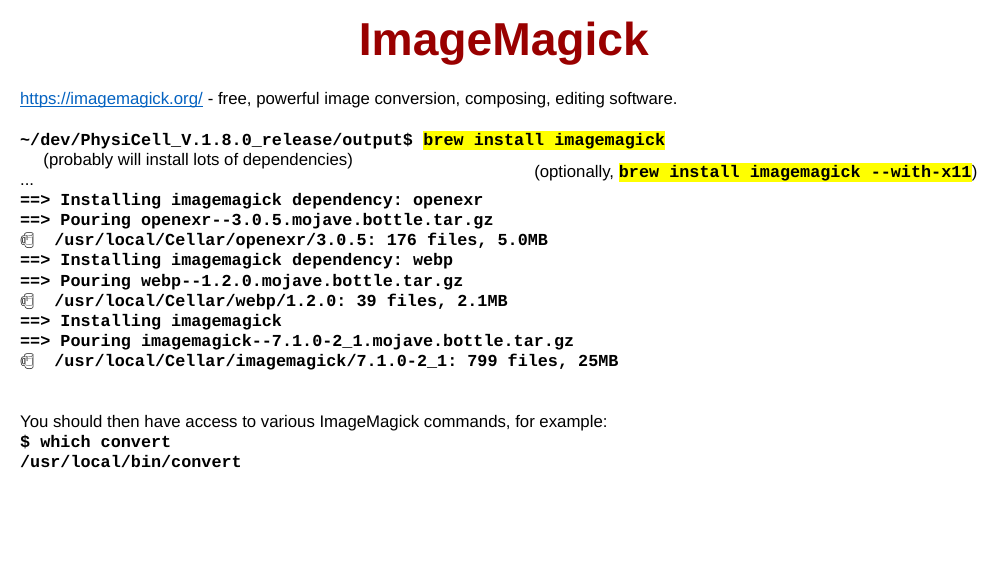
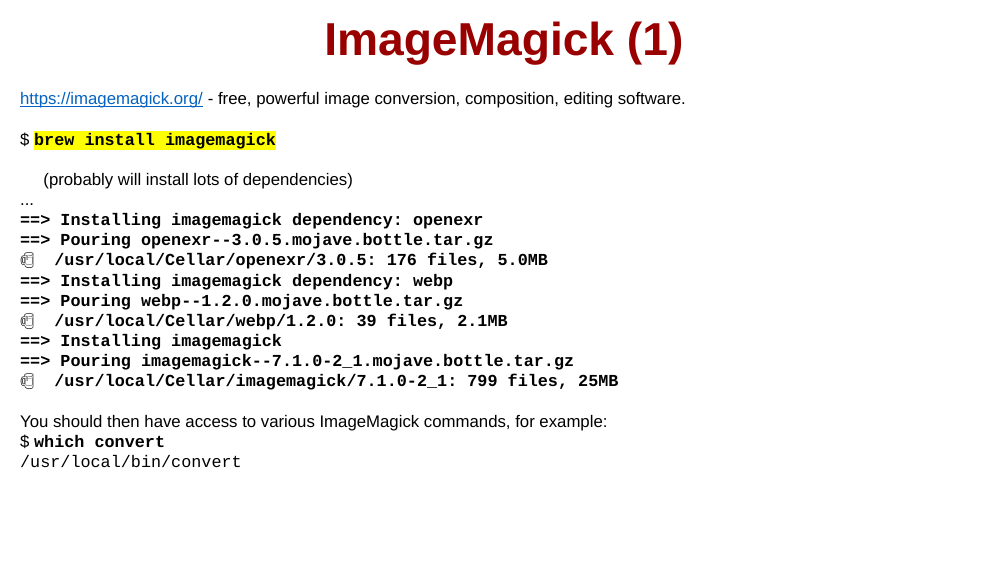
Before and after one commit to physicell-training/ws2021, a slide deck: slide 30 of pptx_source/PhysiCell_ws2021_macOS_setup.pptx (slide 29 before the commit). Drawn at 1008x567 pixels with LibreOffice and Linux fonts; fonts in the diff are those of the drawing; background and template pictures are left out. Boxes give left, top, right and bottom in pixels: in the first picture for what was removed or moved away, otherwise in the second. Text is boxed around its words. In the diff, an @@ line names an element or a change of style, - is before the commit and + after.

```diff
--- a/pptx_source/PhysiCell_ws2021_macOS_setup.pptx
+++ b/pptx_source/PhysiCell_ws2021_macOS_setup.pptx
@@ title at [324,21,683,65]: text changed @@
-ImageMagick
+ImageMagick (1)
@@ text at [20,92,686,149]: text changed @@
-https://imagemagick.org/ - free, powerful image conversion, composing, editing software.
-~/dev/PhysiCell_V.1.8.0_release/output$ brew install imagemagick
+https://imagemagick.org/ - free, powerful image conversion, composition, editing software.
+$ brew install imagemagick
@@ text removed at [534,164,978,182] @@
-(optionally, brew install imagemagick --with-x11)
@@ text at [20,435,242,468]: font Courier New to Arial in "$"; bold off in "$", "/usr/local/bin/convert" @@
```
Also in this commit, not shown: 21 other slides changed, 6 slides added.
